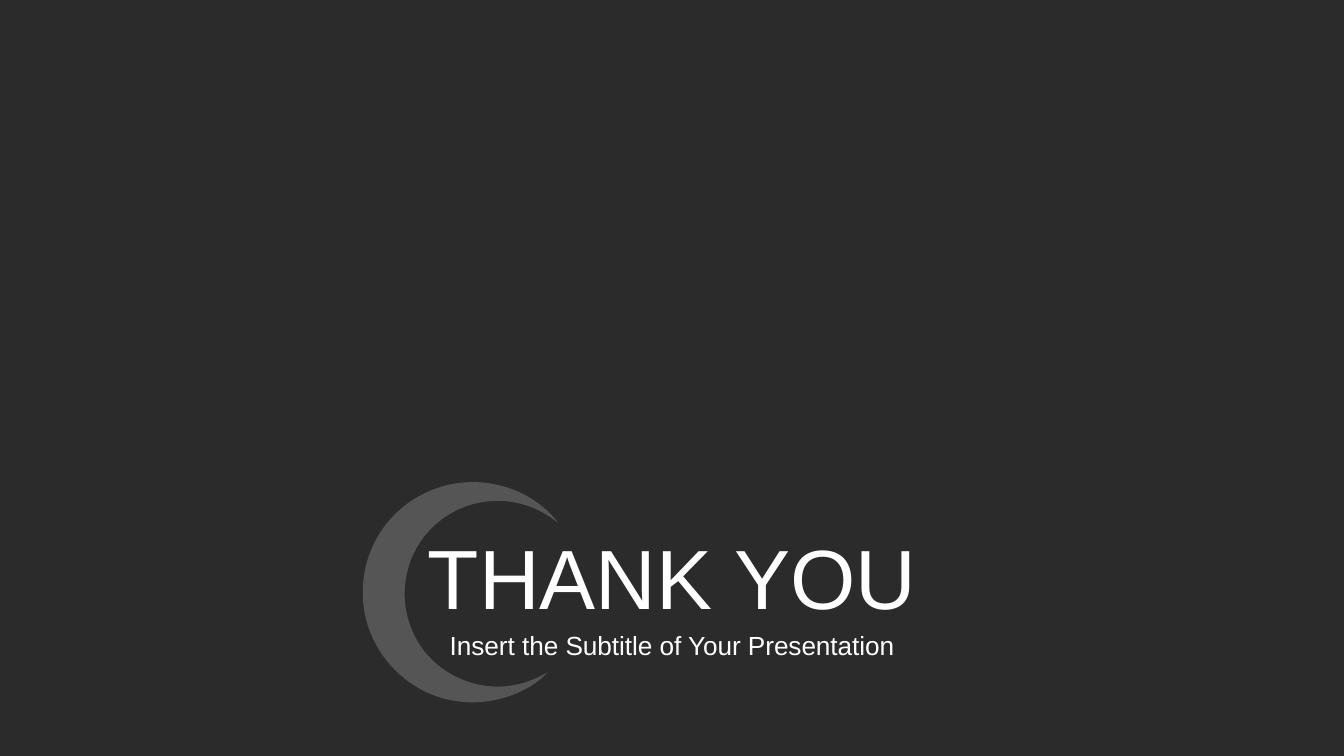
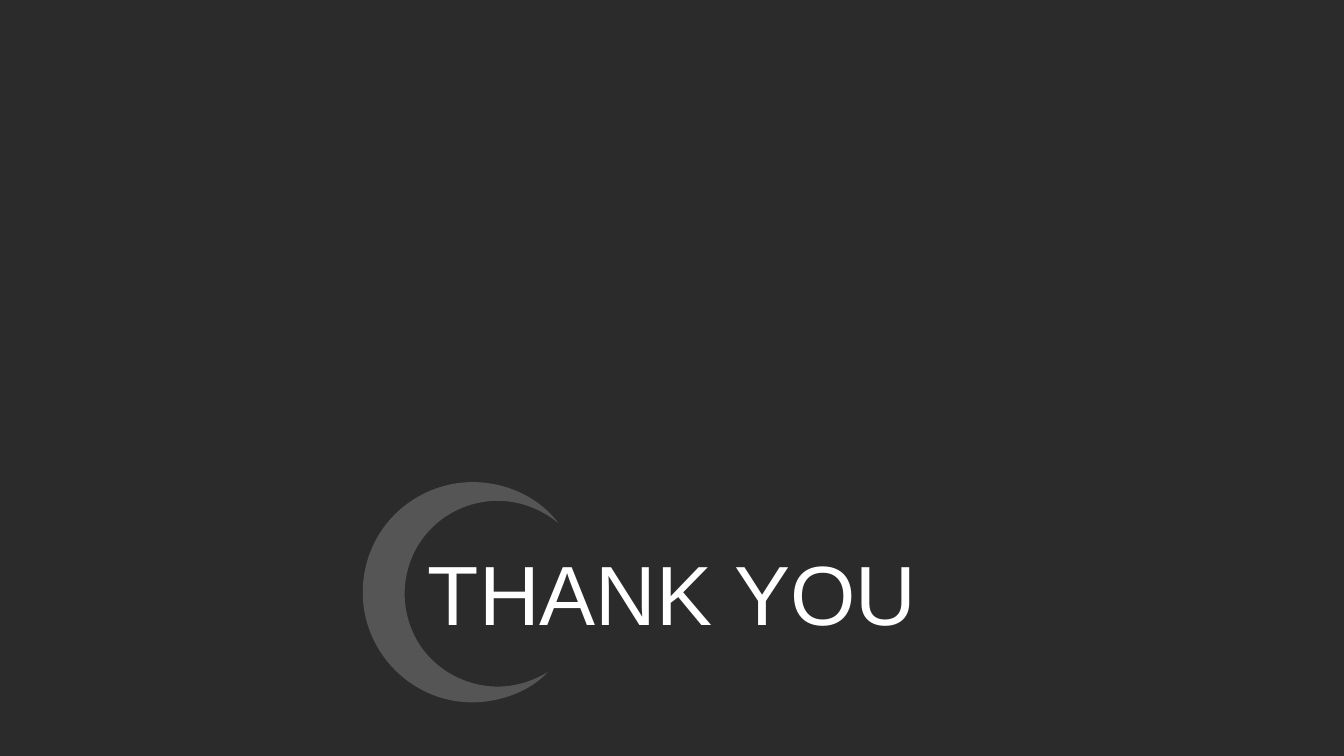
Before and after one commit to satria-ricky/server-sig, a slide deck: slide 33 of LAPORAN/PPT TA2 RICKY SATRIA.pptx (slide 43 before the commit). Drawn at 1344x756 pixels with LibreOffice and Linux fonts; fonts in the diff are those of the drawing; background and template pictures are left out; a plain dark background stands for a picture behind light text. Boxes give left, top, right and bottom in pixels: in the first picture for what was removed or moved away, otherwise in the second. Text is boxed around its words. In the diff, an @@ line names an element or a change of style, - is before the commit and + after.

```diff
--- a/LAPORAN/PPT TA2 RICKY SATRIA.pptx
+++ b/LAPORAN/PPT TA2 RICKY SATRIA.pptx
@@ text "THANK YOU": place and size @@
-text "THANK YOU" at <box>428,550,916,610</box>
+text "THANK YOU" at <box>428,566,916,626</box>
@@ text removed at <box>450,636,894,656</box> @@
-Insert the Subtitle of Your Presentation
```
Also in this commit, not shown: 8 other slides changed, 22 slides added, 37 slides removed, 28 other files.
